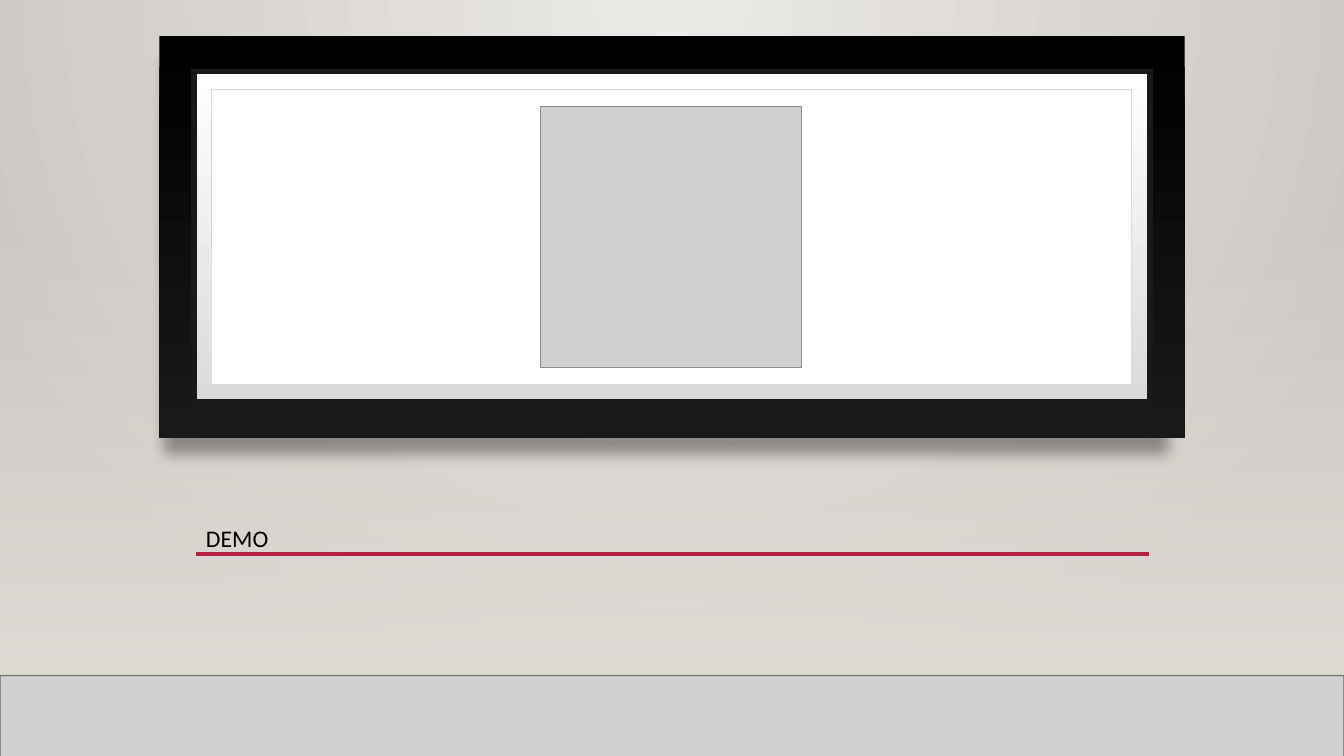
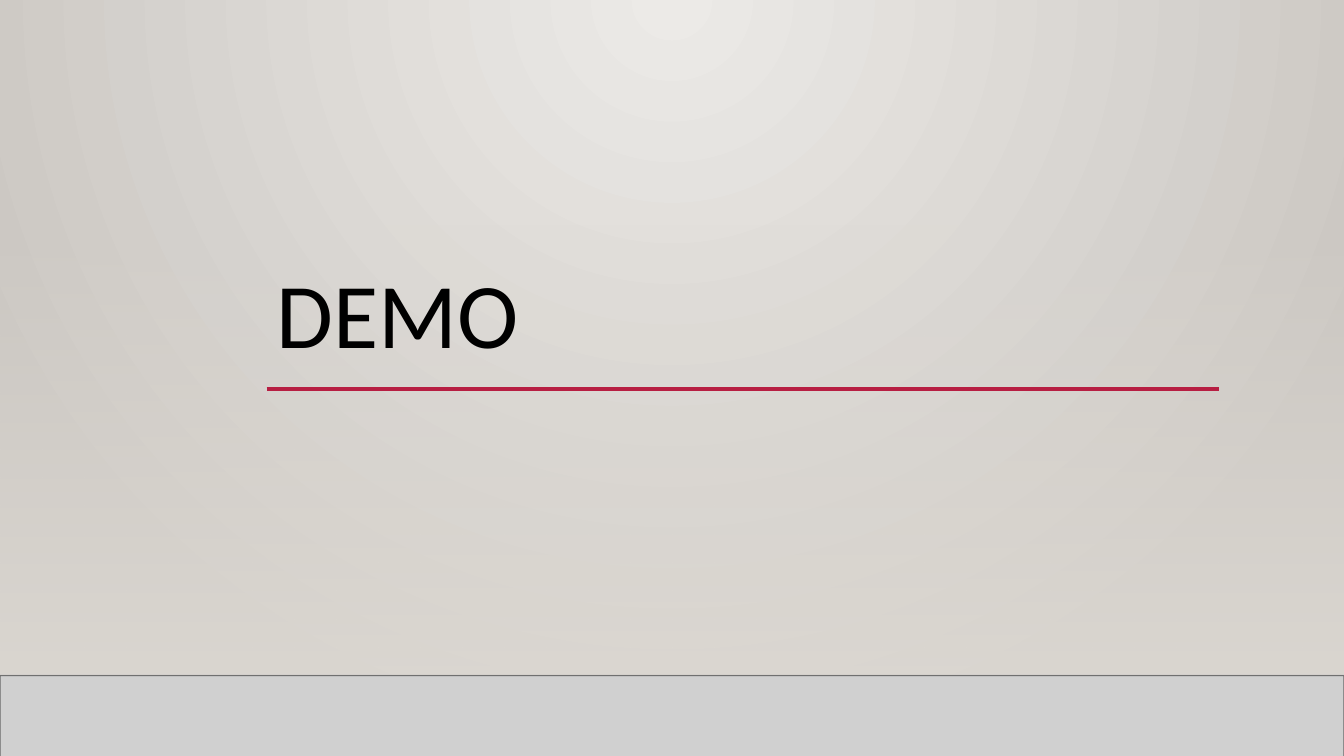
Before and after one commit to Robert-Litvak/Formal-Verification-Project, a slide deck: slide 78 of Project Presentation.pptx (slide 77 before the commit). Drawn at 1344x756 pixels with LibreOffice and Linux fonts; fonts in the diff are those of the drawing; grey boxes stand for pictures; background and template pictures are left out. Boxes give left, top, right and bottom in pixels: in the first picture for what was removed or moved away, otherwise in the second. Text is boxed around its words. In the diff, an @@ line names an element or a change of style, - is before the commit and + after.

```diff
--- a/Project Presentation.pptx
+++ b/Project Presentation.pptx
@@ rectangle removed at <box>159,35,1185,438</box> @@
@@ rectangle removed at <box>194,72,1149,402</box> @@
@@ rectangle removed at <box>211,89,1131,384</box> @@
@@ title "DEMO": place and size @@
-title "DEMO" at <box>206,531,268,553</box>
+title "DEMO" at <box>277,288,519,349</box>
@@ title "DEMO" at <box>277,288,519,349</box>: size 17 to 66 pt @@
@@ picture removed at <box>540,106,802,367</box> @@
@@ line removed from (196, 555) to (1149, 555) @@
```
Also in this commit, not shown: 1 other slide changed, 1 slide added.
